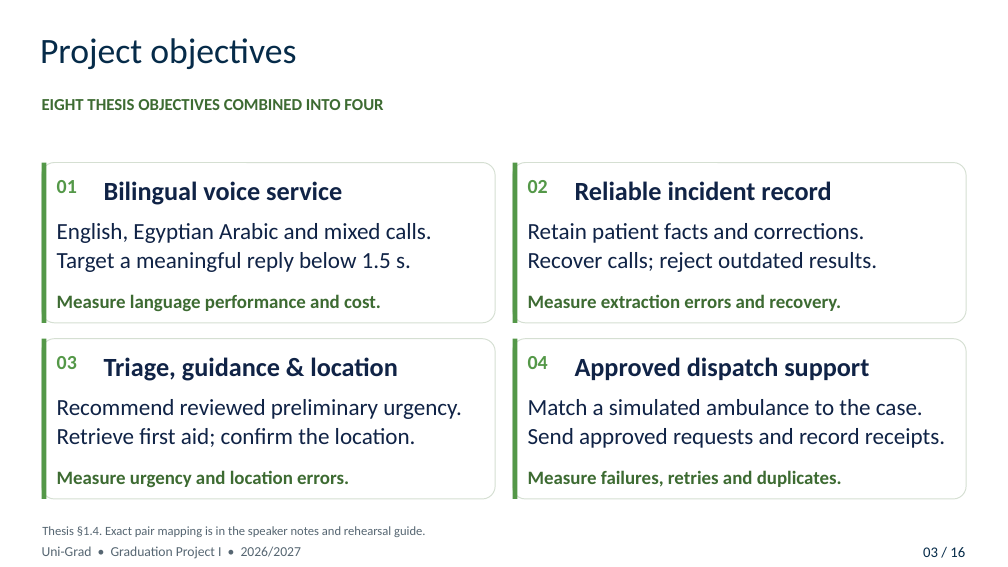
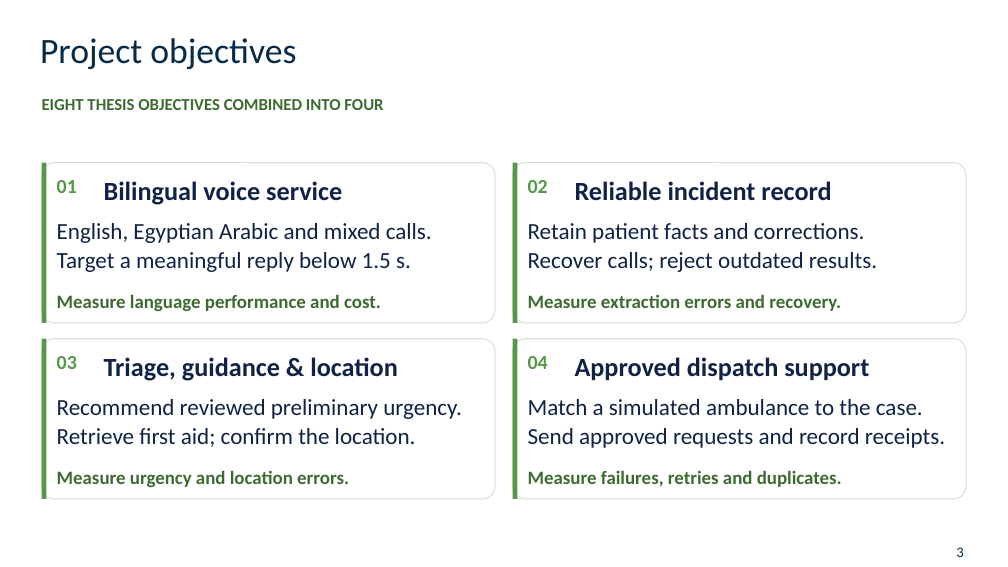
Before and after one commit to 3bdoo04/Uni-Grad, a slide deck: slide 3 of Review/Presentation/Uni-Grad - Midterm Presentation.pptx. Drawn at 1008x567 pixels with LibreOffice and Linux fonts; fonts in the diff are those of the drawing; background and template pictures are left out. Boxes give left, top, right and bottom in pixels: in the first picture for what was removed or moved away, otherwise in the second. Text is boxed around its words. In the diff, an @@ line names an element or a change of style, - is before the commit and + after.

```diff
--- a/Review/Presentation/Uni-Grad - Midterm Presentation.pptx
+++ b/Review/Presentation/Uni-Grad - Midterm Presentation.pptx
@@ text removed at (42,526,425,537) @@
-Thesis §1.4. Exact pair mapping is in the speaker notes and rehearsal guide.
@@ text removed at (42,546,302,559) @@
-Uni-Grad • Graduation Project I • 2026/2027
@@ text removed at (923,547,965,557) @@
-03 / 16
@@ text added at (956,547,963,557), 14 pt, text #062B49 @@
+3
```
Also in this commit, not shown: 10 other slides changed, 5 slides added, 9 slides removed, 16 other files.
